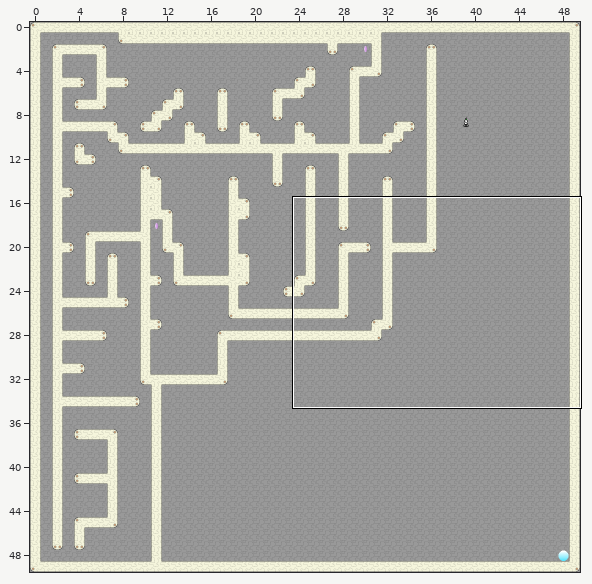
An edit to a level. Tiled map, maps/1.tmx. Above, an overview of the earlier version with the close-up marked.
Close-up. First the earlier version:
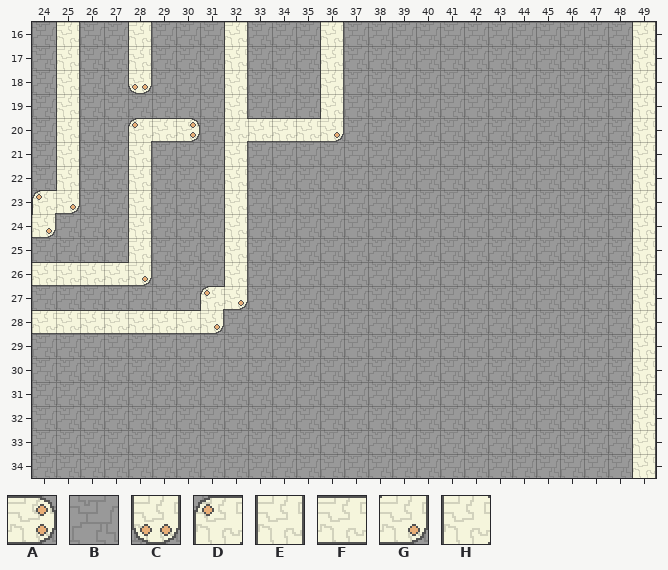
Cells are 24x24 px. Shown: x 24..49, y 16..34. The commit also changed other parts of the map, which this record leaves out.
Key: from "Tileset": A 3, B 4, C 7, D 8, E 10, F 11, G 13, H 18.
_ is an empty cell.
Layer "Kachelebene 1" before, first column x 24:
16 BEBBEBBBEBBBEBBBBBBBBBBBBE
17 BEBBEBBBEBBBEBBBBBBBBBBBBE
18 BEBBCBBBEBBBEBBBBBBBBBBBBE
19 BEBBBBBBEBBBEBBBBBBBBBBBBE
20 BEBBDFABHFFFGBBBBBBBBBBBBE
21 BEBBEBBBEBBBBBBBBBBBBBBBBE
22 BEBBEBBBEBBBBBBBBBBBBBBBBE
23 DGBBEBBBEBBBBBBBBBBBBBBBBE
24 GBBBEBBBEBBBBBBBBBBBBBBBBE
25 BBBBEBBBEBBBBBBBBBBBBBBBBE
26 FFFFGBBBEBBBBBBBBBBBBBBBBE
27 BBBBBBBDGBBBBBBBBBBBBBBBBE
28 FFFFFFFGBBBBBBBBBBBBBBBBBE
29 BBBBBBBBBBBBBBBBBBBBBBBBBE
30 BBBBBBBBBBBBBBBBBBBBBBBBBE
31 BBBBBBBBBBBBBBBBBBBBBBBBBE
32 BBBBBBBBBBBBBBBBBBBBBBBBBE
33 BBBBBBBBBBBBBBBBBBBBBBBBBE
34 BBBBBBBBBBBBBBBBBBBBBBBBBE
Once edited:
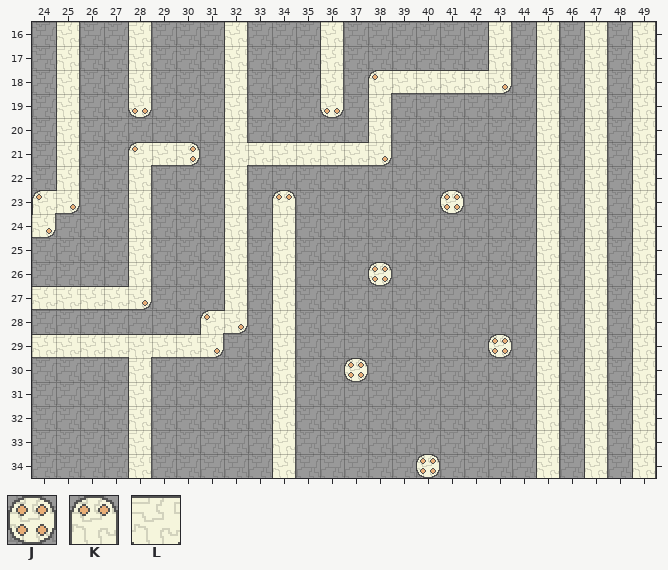
Further tiles: from "Tileset": J 1, K 6, L 14.
Change:
Layer "Kachelebene 1":
y 16..17: x 43 B -> E; x 45 B -> E; x 47 B -> E
y 18: x 28 C -> E; x 38..43 BBBBBB -> DFFFFG; x 45 B -> E; x 47 B -> E
y 19: x 28 B -> C; x 36 E -> C; x 38 B -> E; x 45 B -> E; x 47 B -> E
y 20: x 28..30 DFA -> BBB; x 32..36 HFFFG -> EBBBB; x 38 B -> E; x 45 B -> E; x 47 B -> E
y 21: x 28..30 EBB -> DFA; x 32..38 EBBBBBB -> HFFFFFG; x 45 B -> E; x 47 B -> E
y 22: x 45 B -> E; x 47 B -> E
y 23: x 34 B -> K; x 41 B -> J; x 45 B -> E; x 47 B -> E
y 24..25: x 34 B -> E; x 45 B -> E; x 47 B -> E
y 26: x 24..28 FFFFG -> BBBBE; x 34 B -> E; x 38 B -> J; x 45 B -> E; x 47 B -> E
y 27: x 24..28 BBBBB -> FFFFG; x 31..32 DG -> BE; x 34 B -> E; x 45 B -> E; x 47 B -> E
y 28: x 24..32 FFFFFFFGB -> BBBBBBBDG; x 34 B -> E; x 45 B -> E; x 47 B -> E
y 29: x 24..31 BBBBBBBB -> FFFFLFFG; x 34 B -> E; x 43 B -> J; x 45 B -> E; x 47 B -> E
y 30: x 28 B -> E; x 34 B -> E; x 37 B -> J; x 45 B -> E; x 47 B -> E
y 31..33: x 28 B -> E; x 34 B -> E; x 45 B -> E; x 47 B -> E
y 34: x 28 B -> E; x 34 B -> E; x 40 B -> J; x 45 B -> E; x 47 B -> E
